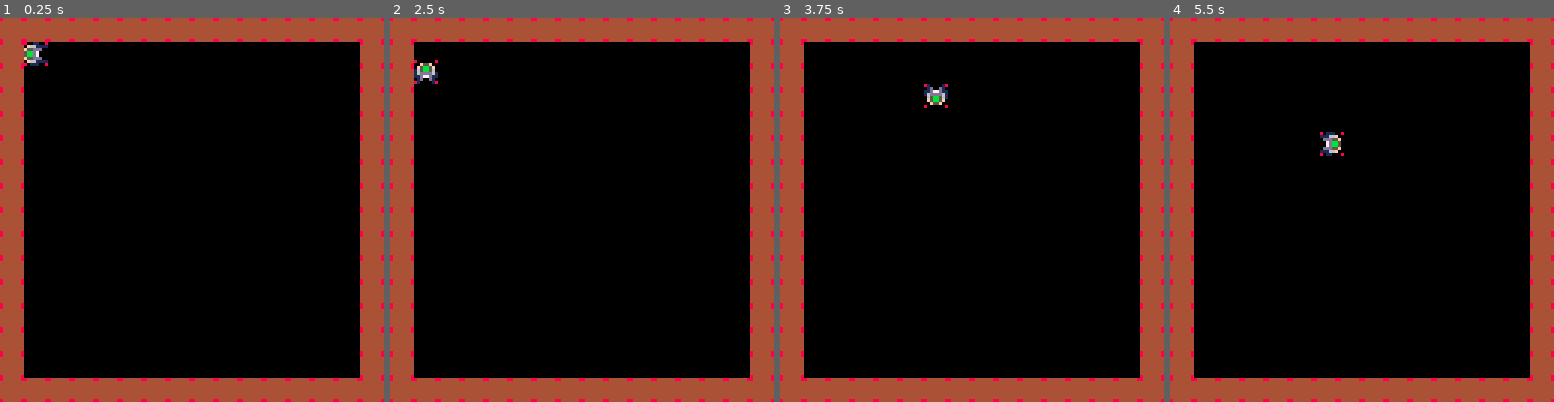
Above: before the commit, frames 1-4 (left to right).
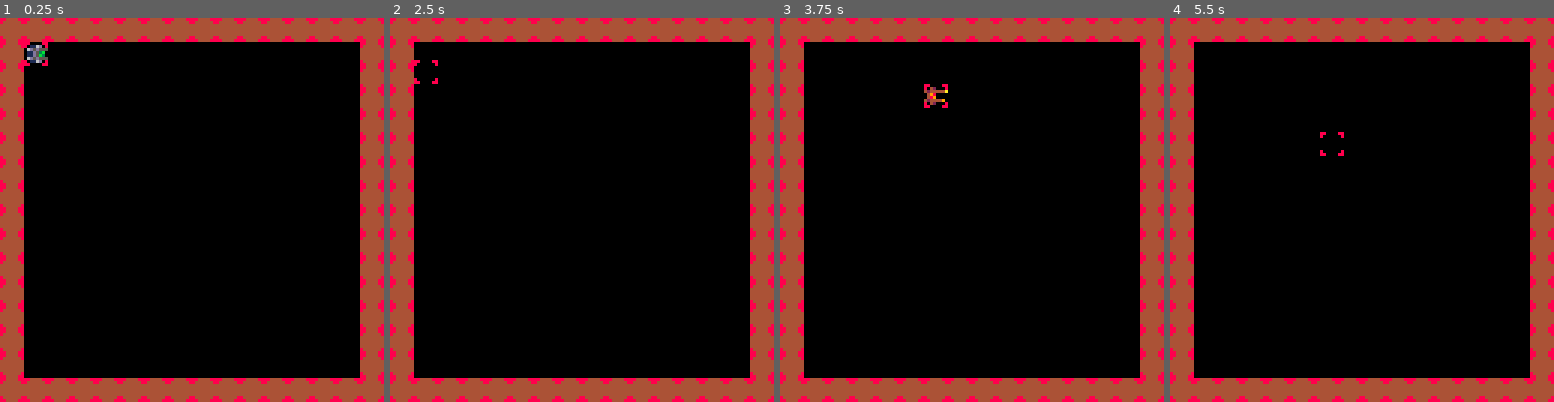
Above: after the commit, the same moments.

Repository: Radonchnk/camera_game
Game: PICO-8 cartridge cameragame.p8
The game is run twice, just before and just after one commit, with the same random seed, the same clock (stepped at 60 frames per second) and the same inputs.
Inputs:
- Up to frame 1 (0.25 s): no input
- Up to frame 2 (2.5 s): hold Left 1.97-2.37 s; hold Down from 2.42 s (still down)
- Up to frame 3 (3.75 s): release Down at 2.82 s; hold Right 2.87-3.53 s; hold Up from 3.58 s (still down)
- Up to frame 4 (5.5 s): release Up at 4.08 s; hold Right 4.13-4.53 s; hold Down 4.58-5.08 s; hold Left from 5.13 s (still down)

The runs differ from the first frame. In frame 1, 3.2% of the frame differs, in the area x 0-100%, y 0-100%; in frame 2, 3.2%; in frame 3, 3.2%; in frame 4, 3.2%.

Commit message:
sprite update

Diff:
--- a/map/wall_class.lua
+++ b/map/wall_class.lua
@@ -22,7 +22,7 @@
 
 -- method to draw the wall
 function wall:draw()
-    spr(0, self.x, self.y, 1, 1)
+    spr(16, self.x, self.y, 1, 1)
 end
 
 -- transfers colission box draw signal
--- a/utils/collision_engine.lua
+++ b/utils/collision_engine.lua
@@ -18,6 +18,19 @@
     self.y += dy
 end
 
+-- draw function to draw corners as red pixels
+function colission_entity:draw()
+    -- Draw the four corners of the collision box
+    spr(0, self.x, self.y, 1, 1)
+end
+
+-- get center of collision entity
+function colission_entity:get_center()
+    x = self.x + self.width/2
+    y = self.y + self.height/2
+    return {x, y}
+end
+
 -- checks if two objects collide
 function do_collide(obj1, obj2)
     -- Check if the rectangles intersect (collision)
@@ -31,21 +44,6 @@
     end
 end
 
--- draw function to draw corners as red pixels
-function colission_entity:draw()
-    -- Draw the four corners of the collision box
-    pset(self.x, self.y, 8)               -- top-left corner
-    pset(self.x + self.width - 1, self.y, 8)  -- top-right corner
-    pset(self.x, self.y + self.height - 1, 8)  -- bottom-left corner
-    pset(self.x + self.width - 1, self.y + self.height - 1, 8)  -- bottom-right corner
-end
-
--- get center of collision entity
-function colission_entity:get_center()
-    x = self.x + self.width/2
-    y = self.y + self.height/2
-    return {x, y}
-end
 
 -- disntance between 2 elements
 function vec_dist(vector1, vector2)
Not shown, changed: 32 lines of the sprite sheet (__gfx__) section of cameragame.p8
Not shown, changed: log.txt
